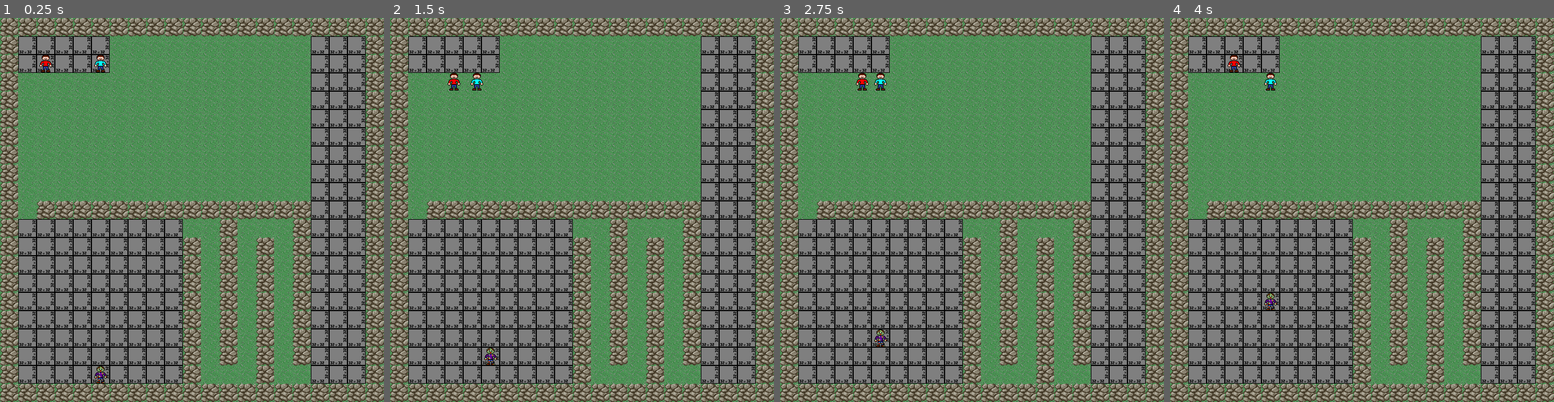
Above: before the commit, frames 1-4 (left to right).
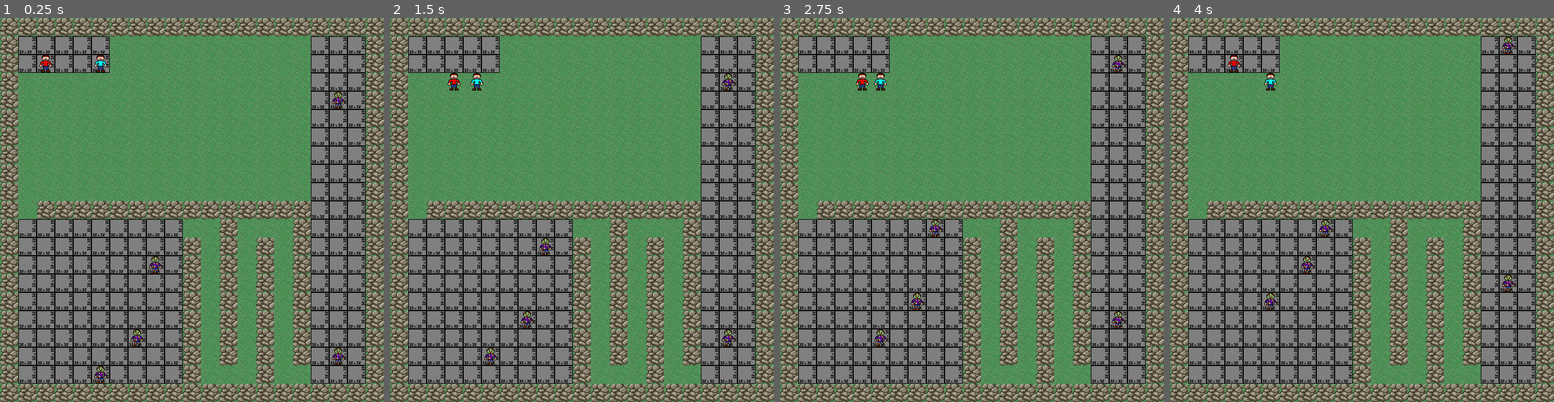
Above: after the commit, the same moments.

Repository: Raphi-Sch/Zombie_GD
Game: Godot game, scene res://scenes/Main.tscn
Same seed, same stepped clock (60 frames per second), same inputs: the game is played once before the commit and once after it.
Inputs:
- Up to frame 1 (0.25 s): no input
- Up to frame 2 (1.5 s): tap Enter at 0.5 s; hold D (p1_right) 0.53-1.28 s; tap Down (p2_down) at 0.6 s; tap Space at 1.25 s; hold S (p1_down) from 1.28 s (still down); tap Left (p2_left) at 1.35 s
- Up to frame 3 (2.75 s): tap Enter at 2 s; release S (p1_down) at 2.03 s; hold D (p1_right) from 2.03 s (still down); tap Right (p2_right) at 2.1 s
- Up to frame 4 (4 s): tap Space at 2.75 s; release D (p1_right) at 2.78 s; hold Z (p1_up) 2.78-3.53 s; tap Up (p2_up) at 2.85 s; tap Enter at 3.5 s; hold Q (p1_left) from 3.53 s (still down); tap Down (p2_down) at 3.6 s

The runs differ from the first frame. In frame 1, 0.3% of the frame differs, in the area x 34-90%, y 19-91%; in frame 2, 0.3%; in frame 3, 0.3%; in frame 4, 0.3%.

Commit message:
Update Level_0.tscn

Diff:
--- a/scenes/Level_0.tscn
+++ b/scenes/Level_0.tscn
@@ -75,6 +75,18 @@
 [node name="Zombie_1" parent="Zombie" instance=ExtResource( 4 )]
 position = Vector2( 176, 625 )
 
+[node name="Zombie_2" parent="Zombie" instance=ExtResource( 4 )]
+position = Vector2( 240, 561 )
+
+[node name="Zombie_3" parent="Zombie" instance=ExtResource( 4 )]
+position = Vector2( 592, 145 )
+
+[node name="Zombie_4" parent="Zombie" instance=ExtResource( 4 )]
+position = Vector2( 592, 593 )
+
+[node name="Zombie_5" parent="Zombie" instance=ExtResource( 4 )]
+position = Vector2( 272, 433 )
+
 [node name="Players" type="Node" parent="."]
 
 [node name="Player_1" parent="Players" groups=["players"] instance=ExtResource( 5 )]
@@ -91,3 +103,7 @@
 [connection signal="moved" from="Players/Player_1" to="Link" method="_on_Player_1_moved"]
 [connection signal="moved" from="Players/Player_2" to="Link" method="_on_Player_2_moved"]
 [connection signal="zombie_round" from="Link" to="Zombie/Zombie_1" method="_on_Link_zombie_round"]
+[connection signal="zombie_round" from="Link" to="Zombie/Zombie_2" method="_on_Link_zombie_round"]
+[connection signal="zombie_round" from="Link" to="Zombie/Zombie_3" method="_on_Link_zombie_round"]
+[connection signal="zombie_round" from="Link" to="Zombie/Zombie_4" method="_on_Link_zombie_round"]
+[connection signal="zombie_round" from="Link" to="Zombie/Zombie_5" method="_on_Link_zombie_round"]
